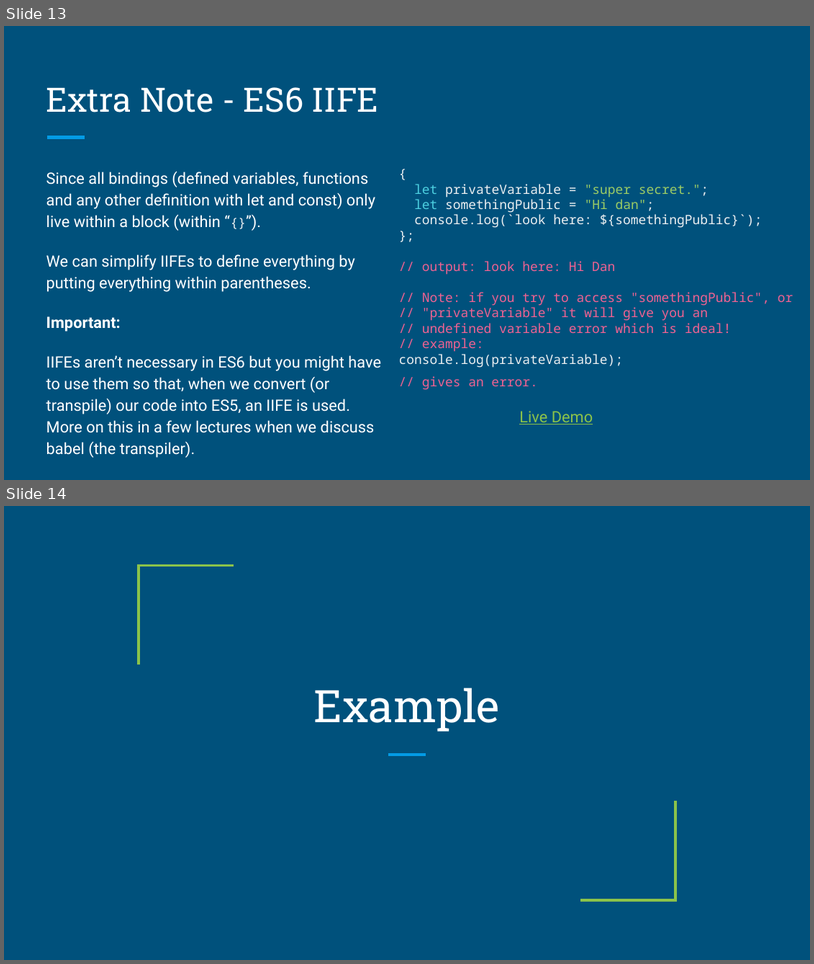
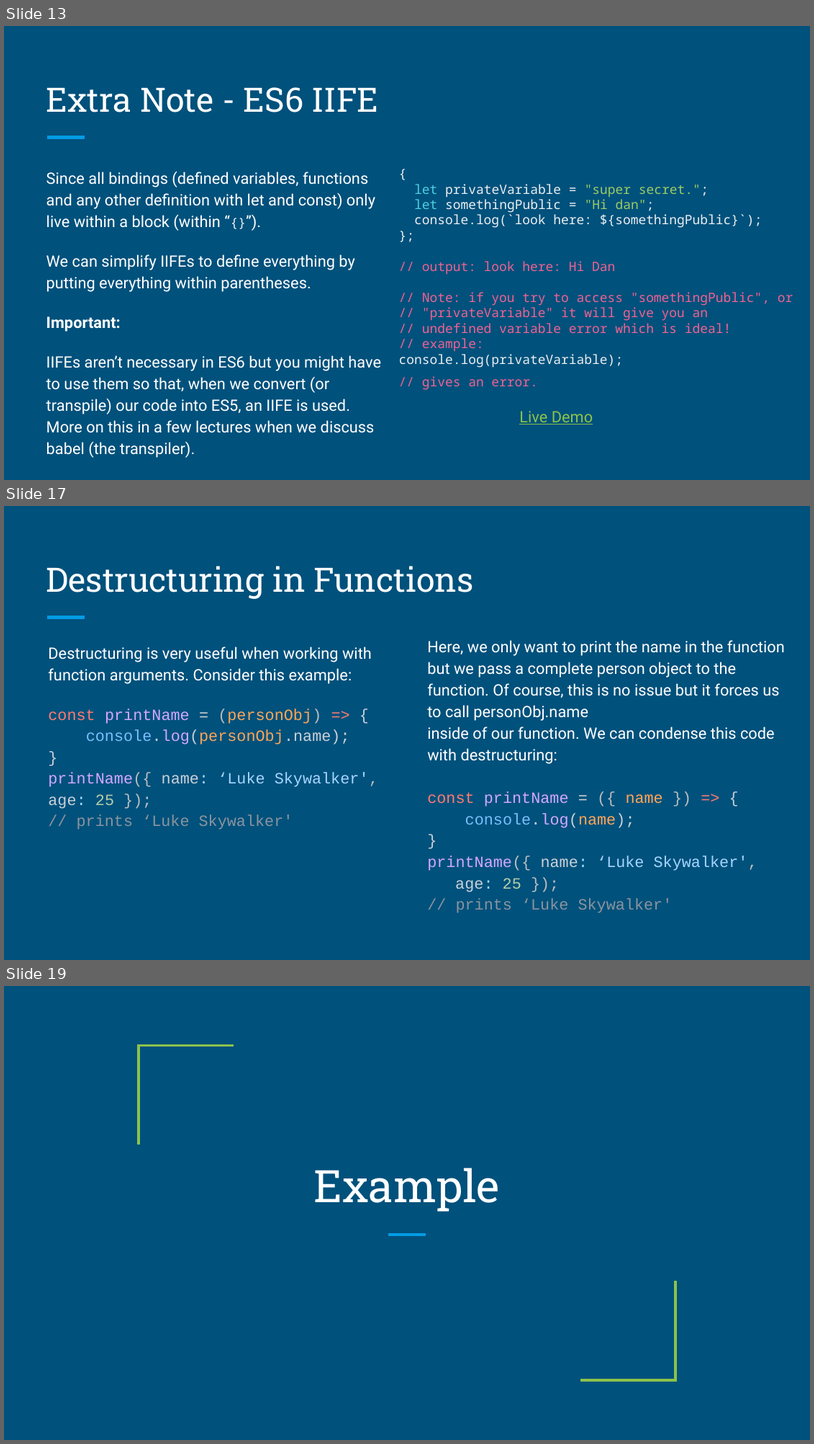
Before and after one commit to dmit-2008/DMIT2008-OE01-Fall-2026, a slide deck: docs/slides/DMIT2008-Week1-Day2-new.pptx. Shown one above the other, each under a label of ours: slides 13 and 14 before the commit, slides 13, 17 and 19 after it; the slides between them are not shown. The pictures are 814x964 and 814x1444 pixels, drawn with LibreOffice and Linux fonts; fonts in the diff are those of the drawing. Boxes give left, top, right and bottom in pixels: in the first picture for what was removed or moved away, otherwise in the second. Text is boxed around its words. In the diff, an @@ line names an element or a change of style, - is before the commit and + after.

```diff
--- a/docs/slides/DMIT2008-Week1-Day2-new.pptx
+++ b/docs/slides/DMIT2008-Week1-Day2-new.pptx
@@ slide 17 added at (4, 506, 810, 960), background #00517C; not listed: 1 template element that a slide beside it also shows @@
@@ title added at (46, 566, 473, 599), 30 pt, text #FFFFFF @@
+Destructuring in Functions
@@ text added at (48, 646, 378, 829), 14 pt, text #FFFFFF @@
+Destructuring is very useful when working with function arguments. Consider this example:
+const printName = (personObj) => {
+console.log(personObj.name);
+}
+printName({ name: ‘Luke Skywalker', age: 25 });
+// prints ‘Luke Skywalker'
@@ text added at (427, 640, 785, 913), 14 pt, text #FFFFFF @@
+Here, we only want to print the name in the function but we pass a complete person object to the function. Of course, this is no issue but it forces us to call personObj.name
+inside of our function. We can condense this code with destructuring:
+const printName = ({ name }) => {
+console.log(name);
+}
+printName({ name: ‘Luke Skywalker', age: 25 });
+// prints ‘Luke Skywalker'
@@ what was slide 14 is now slide 19 @@
```
Also in this commit, not shown: 3 slides changed, 5 other slides added, 1 slide removed, 1 other file.
